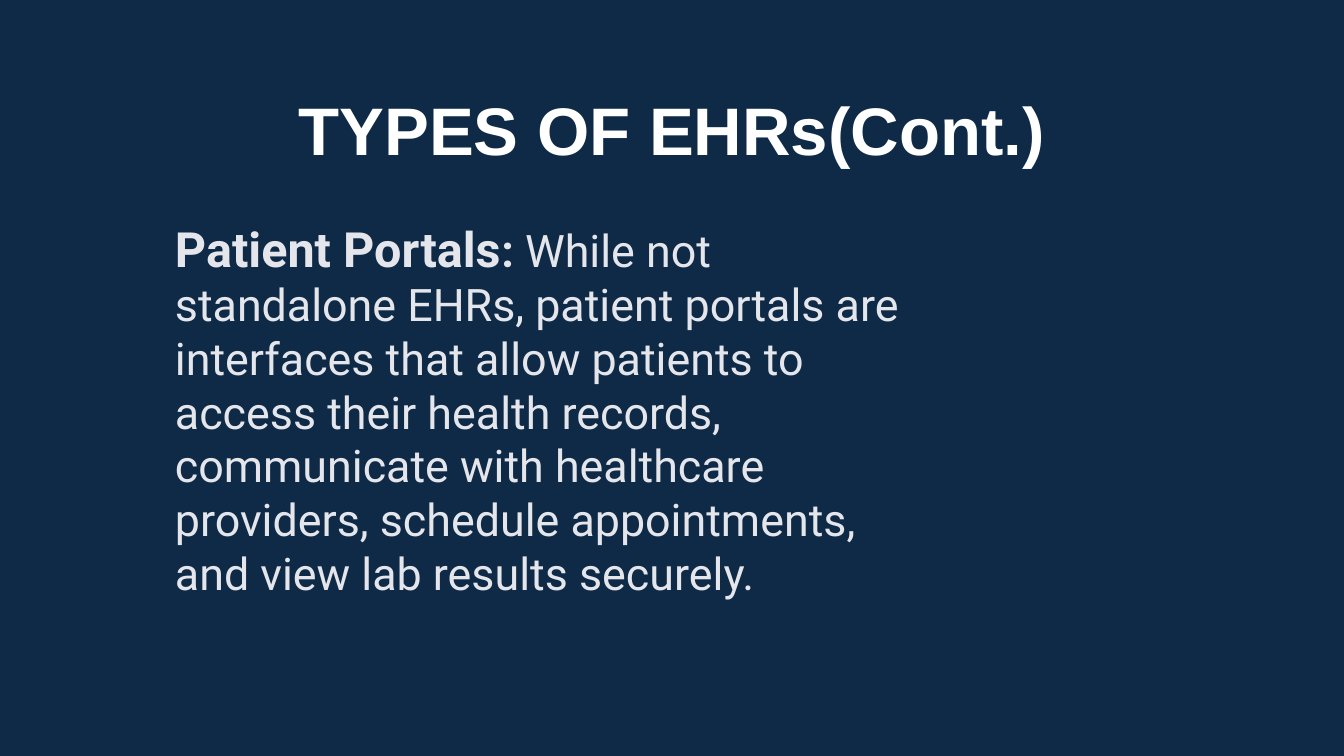
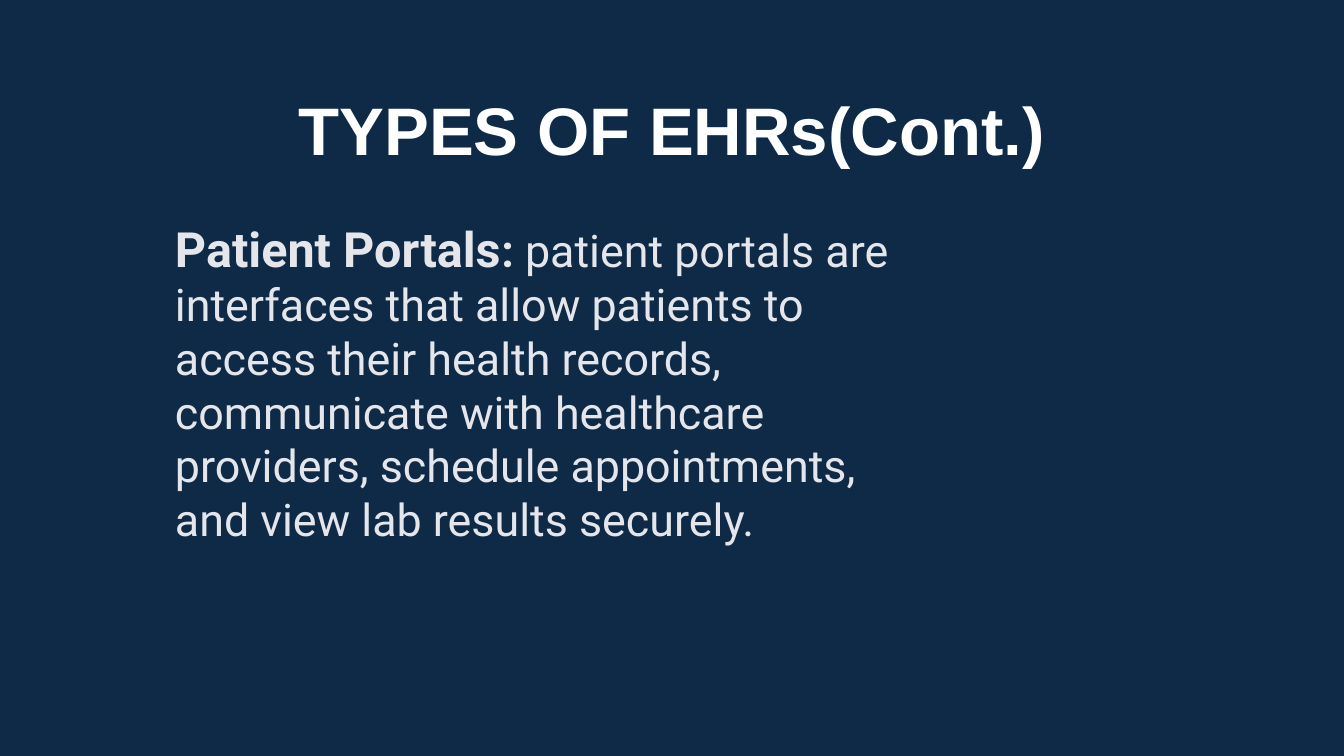
Before and after one commit to ayman-adas/EHR, a slide deck: slide 13 of EHRo.pptx (slide 12 before the commit). Drawn at 1344x756 pixels with LibreOffice and Linux fonts; fonts in the diff are those of the drawing. Boxes give left, top, right and bottom in pixels: in the first picture for what was removed or moved away, otherwise in the second. Text is boxed around its words. In the diff, an @@ line names an element or a change of style, - is before the commit and + after.

```diff
--- a/EHRo.pptx
+++ b/EHRo.pptx
@@ text at [175, 230, 888, 546]: text changed @@
-Patient Portals: While not standalone EHRs, patient portals are interfaces that allow patients to access their health records, communicate with healthcare providers, schedule appointments, and view lab results securely.
+Patient Portals: patient portals are interfaces that allow patients to access their health records, communicate with healthcare providers, schedule appointments, and view lab results securely.
```
Also in this commit, not shown: 5 other slides changed, 1 slide added.
